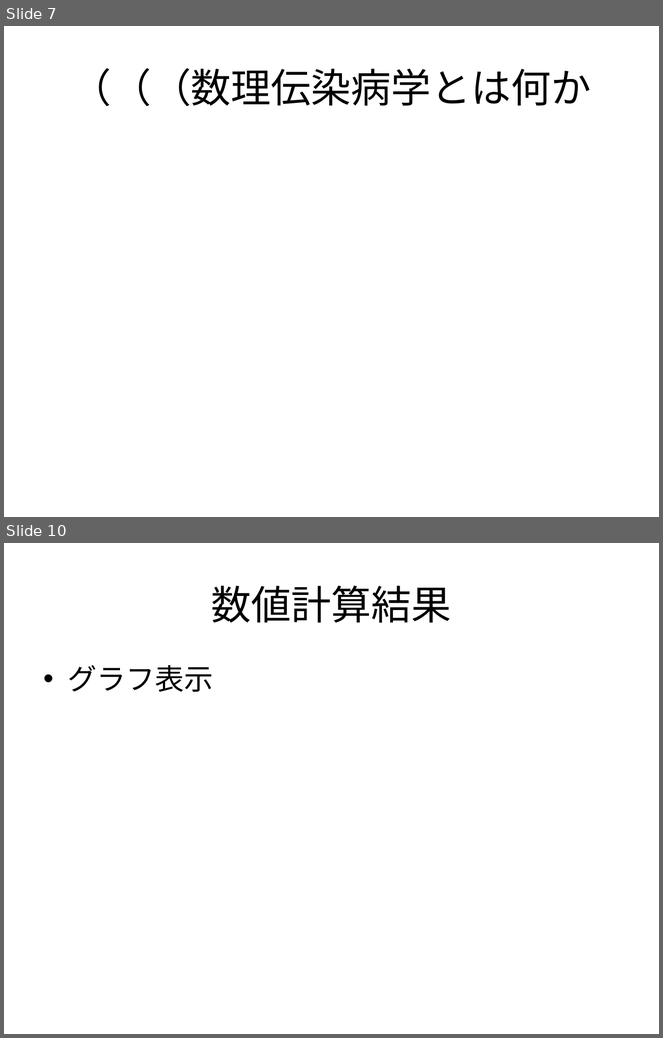
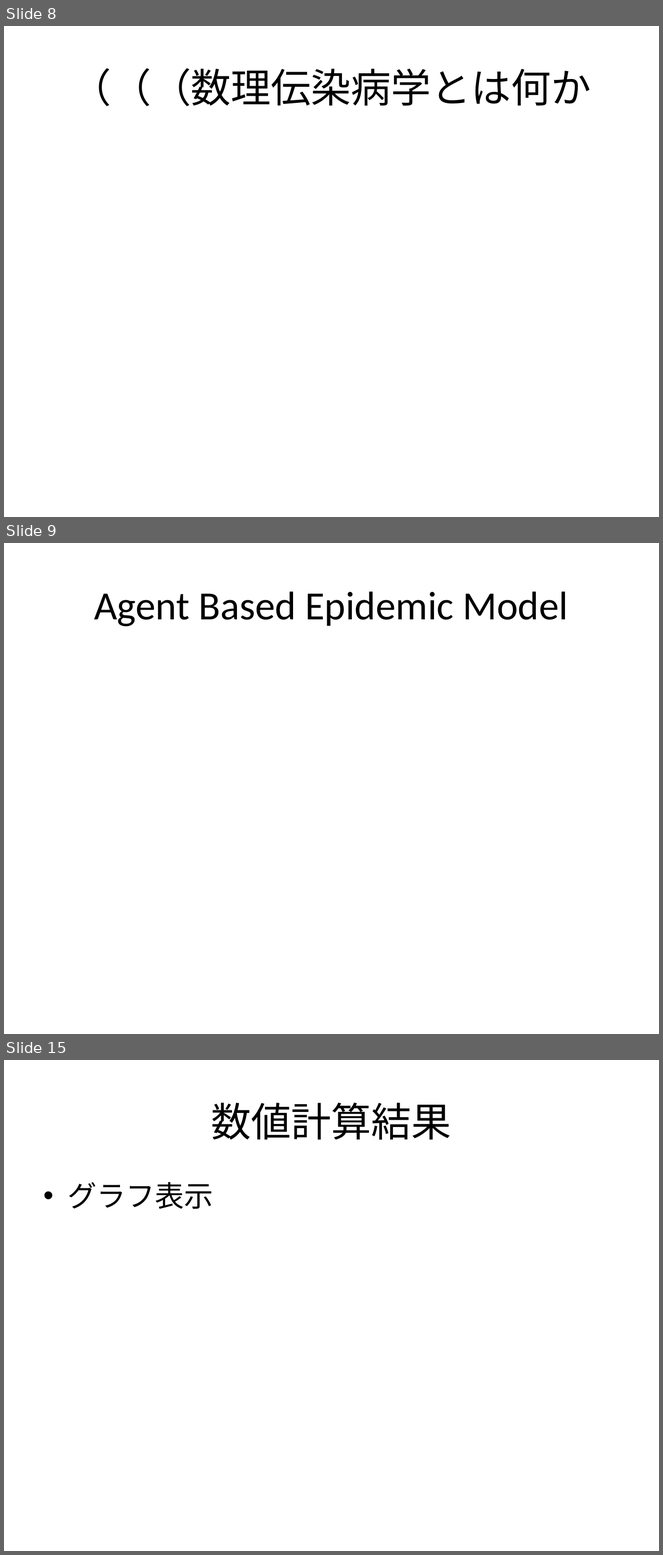
Before and after one commit to nkud/Research-BB, a slide deck: ppt/卒業研究.pptx. Shown one above the other, each under a label of ours: slides 7 and 10 before the commit, slides 8, 9 and 15 after it; the slides between them are not shown. The pictures are 663x1038 and 663x1555 pixels, drawn with LibreOffice and Linux fonts; fonts in the diff are those of the drawing. Boxes give left, top, right and bottom in pixels: in the first picture for what was removed or moved away, otherwise in the second. Text is boxed around its words. In the diff, an @@ line names an element or a change of style, - is before the commit and + after.

```diff
--- a/ppt/卒業研究.pptx
+++ b/ppt/卒業研究.pptx
@@ slide 9 added at bbox=[4, 543, 659, 1034], background #FFFFFF @@
@@ title added at bbox=[94, 591, 569, 627], 44 pt, text #000000 @@
+Agent Based Epidemic Model
@@ what was slide 7 is now slide 8 @@
@@ what was slide 10 is now slide 15 @@
```
Also in this commit, not shown: 6 slides changed, 4 other slides added, 1 slide removed.
